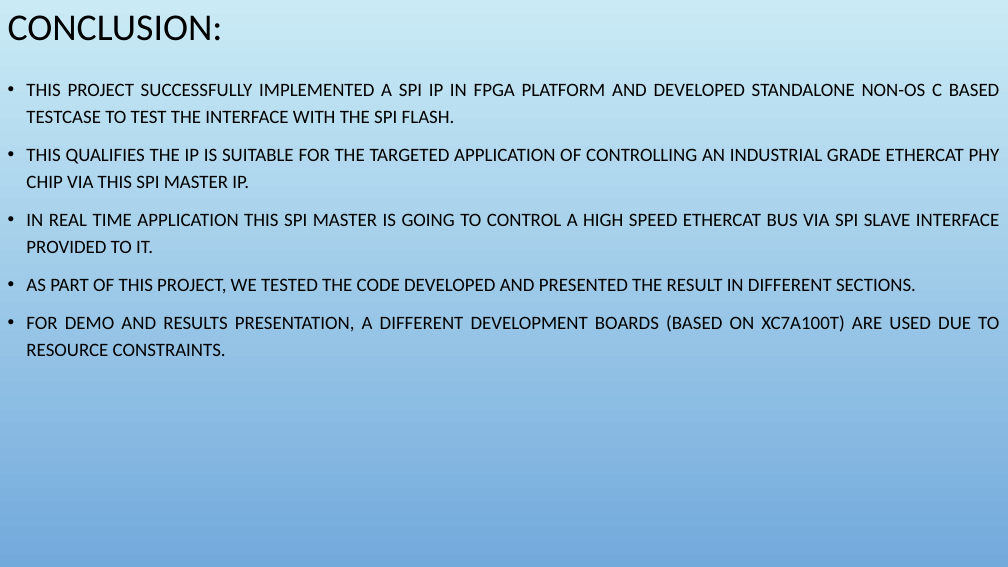
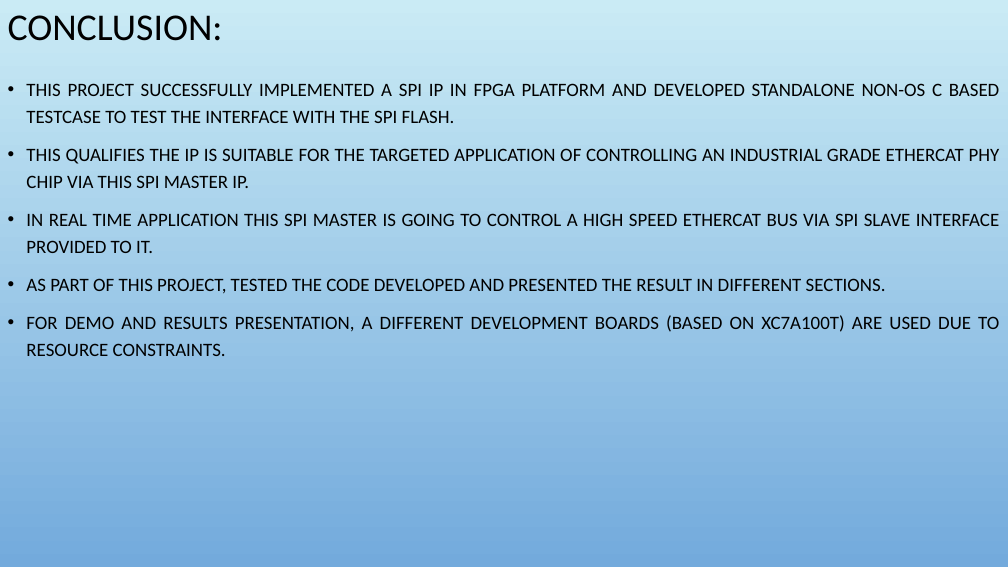
Before and after one commit to Selva1110/MELZG628T_2022HT80170, a slide deck: slide 10 of Report_docs/2022HT80170_ppt.pptx. Drawn at 1008x567 pixels with LibreOffice and Linux fonts; fonts in the diff are those of the drawing; background and template pictures are left out. Boxes give left, top, right and bottom in pixels: in the first picture for what was removed or moved away, otherwise in the second. Text is boxed around its words. In the diff, an @@ line names an element or a change of style, - is before the commit and + after.

```diff
--- a/Report_docs/2022HT80170_ppt.pptx
+++ b/Report_docs/2022HT80170_ppt.pptx
@@ text at box(26, 278, 886, 294): text changed @@
-• AS PART OF THIS PROJECT, WE TESTED THE CODE DEVELOPED AND PRESENTED THE RESULT IN DIFFERENT SECTIONS.
+• AS PART OF THIS PROJECT, TESTED THE CODE DEVELOPED AND PRESENTED THE RESULT IN DIFFERENT SECTIONS.
```
Also in this commit, not shown: 3 other slides changed, 1 slide added, 1 slide removed, 4 other files.
